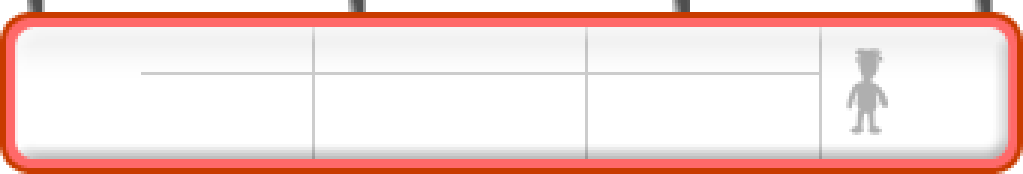
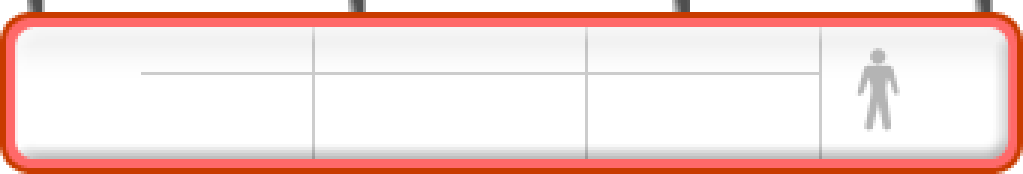
Layers edited between the first and the second 1023 × 174 image:
renamed "Фигура 139" to "Фигура 138", opacity 49% → 100%, painted on it over (846, 48, 900, 135)
